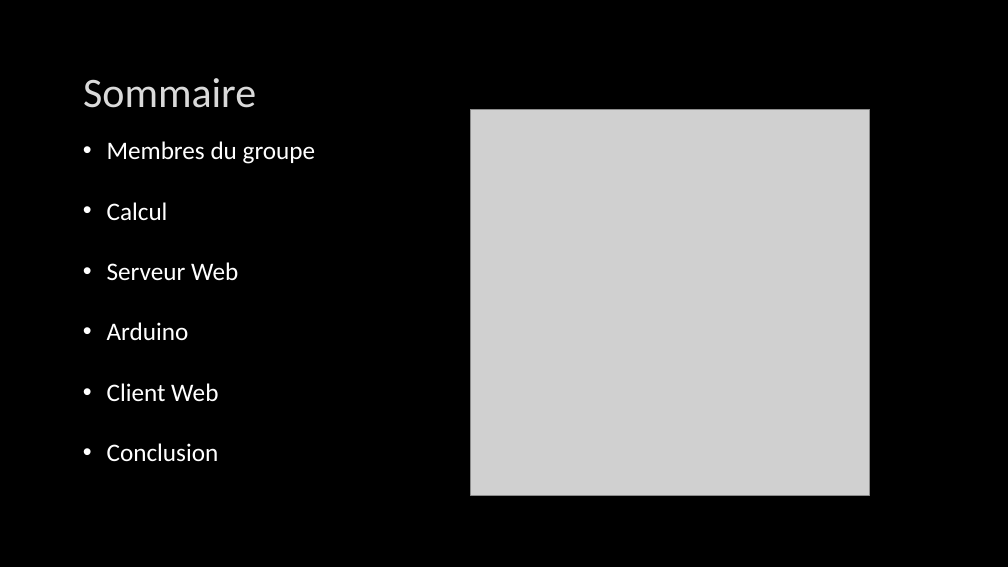
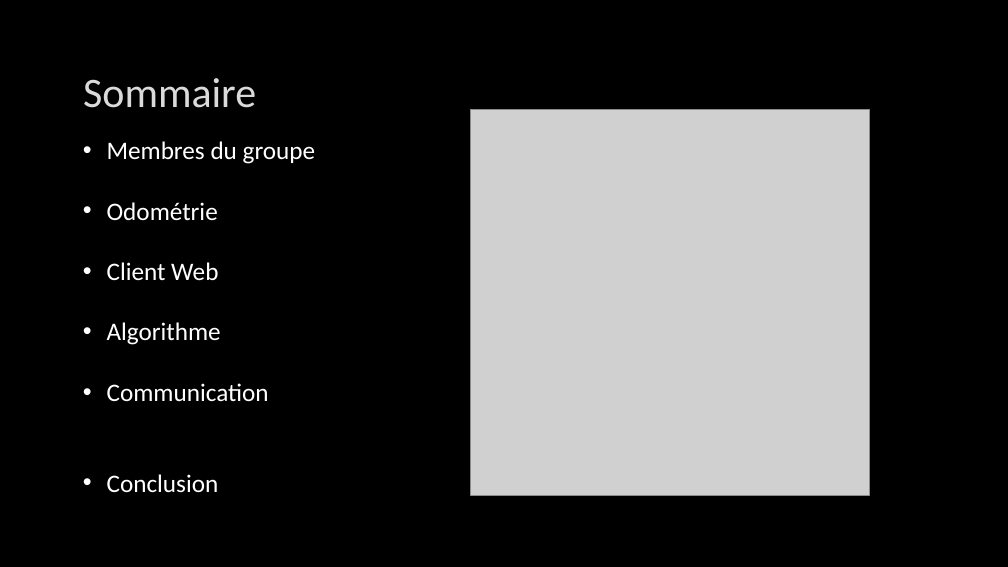
Before and after one commit to CyrilPy/BadMonkey, a slide deck: slide 2 of Gestion projet/Projet intégration robotique – IMERIR.pptx. Drawn at 1008x567 pixels with LibreOffice and Linux fonts; fonts in the diff are those of the drawing; grey boxes stand for pictures; background and template pictures are left out. Boxes give left, top, right and bottom in pixels: in the first picture for what was removed or moved away, otherwise in the second. Text is boxed around its words. In the diff, an @@ line names an element or a change of style, - is before the commit and + after.

```diff
--- a/Gestion projet/Projet intégration robotique – IMERIR.pptx
+++ b/Gestion projet/Projet intégration robotique – IMERIR.pptx
@@ text at (107,202,218,220): text changed @@
-• Calcul
-• Serveur Web
-• Arduino
+• Odométrie
@@ text at (107,322,269,401): paragraphs added @@
+• Algorithme
+• Communication
```
Also in this commit, not shown: 4 other slides changed, 4 slides added, 2 other files.
